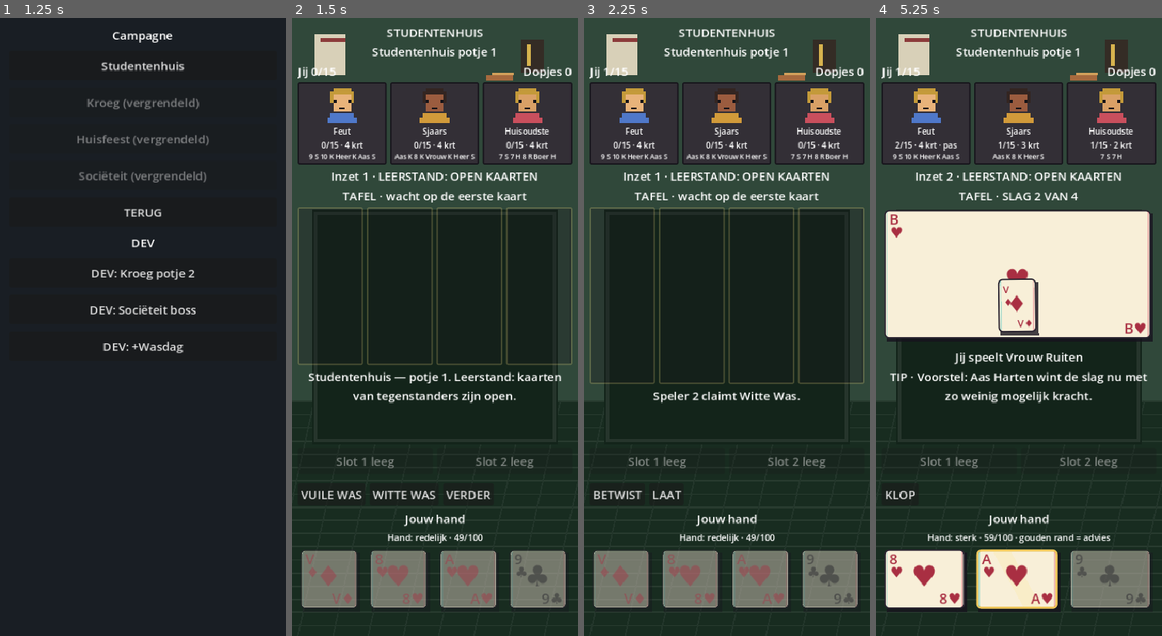
Above: before the commit, frames 1-4 (left to right).
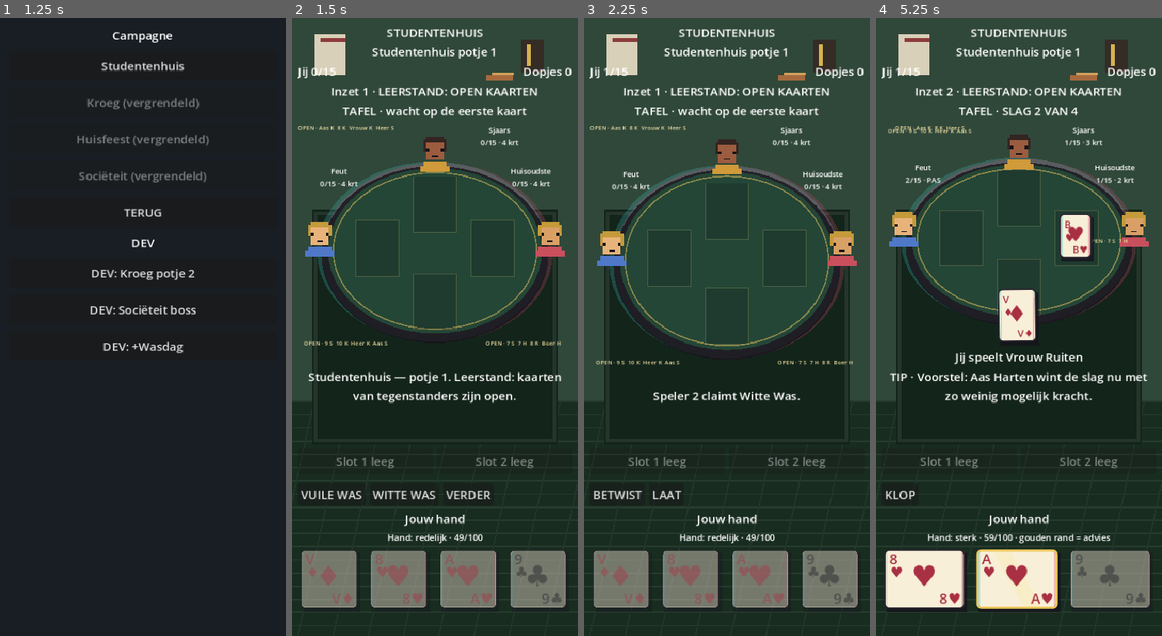
Above: after the commit, the same moments.

Repository: arnaudhfst33/toepnacht
Game: Godot game, scene res://scenes/menu.tscn
Same seed, same stepped clock (60 frames per second), same inputs: the game is played once before the commit and once after it.
Inputs (mouse positions are in pixels of both pictures, inside the frame that each line leads up to):
- Up to frame 1 (1.25 s): click "SPELEN" at 0.5 s
- Up to frame 2 (1.5 s): click "Studentenhuis" at 1.25 s
- Up to frame 3 (2.25 s): click "VUILE WAS" at 2 s
- Up to frame 4 (5.25 s): click "BETWIST" at 2.75 s; click "LAAT" at 3.5 s; click "KLOP" at 4.25 s; click (913, 580) at 5.02 s

Frame 1 is identical in both runs. In frame 2, 29% of the frame differs, in the area x 1-99%, y 10-57%; in frame 3, 30%; in frame 4, 33%, in the area x 1-99%, y 10-53%.

Commit message:
Seat played cards around retro table

Diff:
--- /dev/null
+++ b/scripts/ui/retro_trick_table.gd
@@ -0,0 +1,205 @@
+class_name RetroTrickTable
+extends Control
+
+## Four-seat oval table for the portrait mobile layout.
+
+var location_id: int = LocationId.STUDENTENHUIS
+var portraits: Dictionary = {}
+var played_faces: Dictionary = {}
+var seat_labels: Dictionary = {}
+var open_hand_labels: Dictionary = {}
+
+
+func _ready() -> void:
+	resized.connect(_layout_seats)
+	queue_redraw()
+
+
+func configure(game: ToepenGame, events: Array[Dictionary], names: PackedStringArray, is_boss: bool, p_location: int) -> void:
+	location_id = p_location
+	for child in get_children():
+		child.queue_free()
+	portraits.clear()
+	played_faces.clear()
+	seat_labels.clear()
+	open_hand_labels.clear()
+
+	for player_id in range(1, ToepenGame.PLAYER_COUNT):
+		var portrait := PixelPortrait.new()
+		portrait.configure(player_id, _active_player_id(game) == player_id, is_boss and player_id == 1)
+		add_child(portrait)
+		portraits[player_id] = portrait
+		var label := Label.new()
+		label.horizontal_alignment = HORIZONTAL_ALIGNMENT_CENTER
+		label.add_theme_font_size_override("font_size", 10)
+		var player := game.players[player_id]
+		var state := "AF" if player.is_eliminated else "%d/15 · %d krt" % [player.penalty_points, player.hand.size()]
+		if not player.is_active_in_round and not player.is_eliminated:
+			state = "%d/15 · PAS" % player.penalty_points
+		label.text = "%s\n%s" % [_opponent_name(names, player_id), state]
+		add_child(label)
+		seat_labels[player_id] = label
+		if game.cards_open and not player.is_eliminated:
+			var open_label := Label.new()
+			open_label.horizontal_alignment = HORIZONTAL_ALIGNMENT_CENTER
+			open_label.autowrap_mode = TextServer.AUTOWRAP_WORD_SMART
+			open_label.add_theme_font_size_override("font_size", 8)
+			var cards: PackedStringArray = PackedStringArray()
+			for card in player.hand:
+				cards.append(UiLayout.compact_card(card))
+			open_label.text = "OPEN · " + "  ".join(cards)
+			open_label.modulate = Color("f0dfa3")
+			add_child(open_label)
+			open_hand_labels[player_id] = open_label
+
+	for event in events:
+		var player_id := int(event.get("player_id", -1))
+		var card: Card = event.get("card")
+		if player_id < 0 or card == null:
+			continue
+		var face := PlayingCardFace.new()
+		face.configure(card)
+		add_child(face)
+		played_faces[player_id] = face
+	queue_redraw()
+	_layout_seats.call_deferred()
+
+
+func portrait_for(player_id: int) -> Control:
+	return portraits.get(player_id)
+
+
+func card_target_global(player_id: int) -> Vector2:
+	return global_position + _card_center(player_id) - Vector2(32, 43)
+
+
+func _layout_seats() -> void:
+	if size.x <= 0.0 or size.y <= 0.0:
+		return
+	for player_id in portraits:
+		var portrait: Control = portraits[player_id]
+		portrait.size = Vector2(56, 54)
+		portrait.position = _portrait_center(player_id) - portrait.size * 0.5
+		var label: Label = seat_labels[player_id]
+		label.size = Vector2(112, 40)
+		label.position = _label_position(player_id, label.size)
+		if open_hand_labels.has(player_id):
+			var open_label: Label = open_hand_labels[player_id]
+			open_label.size = Vector2(132, 34)
+			open_label.position = _open_hand_position(player_id, open_label.size)
+	for player_id in played_faces:
+		var face: PlayingCardFace = played_faces[player_id]
+		face.size = Vector2(54, 72)
+		face.position = _card_center(player_id) - face.size * 0.5
+
+
+func _draw() -> void:
+	if size.x <= 0.0 or size.y <= 0.0:
+		return
+	var center := Vector2(size.x * 0.5, size.y * 0.53)
+	var radii := Vector2(size.x * 0.39, size.y * 0.34)
+	draw_colored_polygon(_ellipse(center + Vector2(-3, 1), radii + Vector2(12, 10)), Color("39b7b744"))
+	draw_colored_polygon(_ellipse(center + Vector2(3, 2), radii + Vector2(12, 10)), Color("c4456844"))
+	draw_colored_polygon(_ellipse(center + Vector2(0, 5), radii + Vector2(9, 8)), Color("15131bcc"))
+	draw_colored_polygon(_ellipse(center, radii), _felt_color())
+	draw_polyline(_closed_ellipse(center, radii - Vector2(7, 6)), Color("d6b85b88"), 2.0)
+	for player_id in ToepenGame.PLAYER_COUNT:
+		var card_center := _card_center(player_id)
+		draw_rect(Rect2(card_center - Vector2(29, 38), Vector2(58, 76)), Color("0d111633"), true)
+		draw_rect(Rect2(card_center - Vector2(29, 38), Vector2(58, 76)), Color("f2d47733"), false, 1.0)
+
+
+func _felt_color() -> Color:
+	match location_id:
+		LocationId.KROEG:
+			return Color("264b3b")
+		LocationId.HUISFEEST:
+			return Color("3d2850")
+		LocationId.SOCIETEIT:
+			return Color("193b55")
+		_:
+			return Color("244636")
+
+
+func _ellipse(center: Vector2, radii: Vector2, points: int = 48) -> PackedVector2Array:
+	var polygon := PackedVector2Array()
+	for i in points:
+		var angle := TAU * float(i) / float(points)
+		polygon.append(center + Vector2(cos(angle) * radii.x, sin(angle) * radii.y))
+	return polygon
+
+
+func _closed_ellipse(center: Vector2, radii: Vector2) -> PackedVector2Array:
+	var points := _ellipse(center, radii)
+	points.append(points[0])
+	return points
+
+
+func _portrait_center(player_id: int) -> Vector2:
+	match player_id:
+		1:
+			return Vector2(size.x * 0.08, size.y * 0.48)
+		2:
+			return Vector2(size.x * 0.5, size.y * 0.13)
+		3:
+			return Vector2(size.x * 0.92, size.y * 0.48)
+		_:
+			return Vector2(size.x * 0.5, size.y * 0.95)
+
+
+func _card_center(player_id: int) -> Vector2:
+	match player_id:
+		0:
+			return Vector2(size.x * 0.5, size.y * 0.74)
+		1:
+			return Vector2(size.x * 0.29, size.y * 0.52)
+		2:
+			return Vector2(size.x * 0.5, size.y * 0.34)
+		3:
+			return Vector2(size.x * 0.71, size.y * 0.52)
+		_:
+			return Vector2(size.x * 0.5, size.y * 0.52)
+
+
+func _label_position(player_id: int, label_size: Vector2) -> Vector2:
+	var center := _portrait_center(player_id)
+	match player_id:
+		1:
+			return Vector2(0, size.y * 0.18)
+		2:
+			return Vector2(center.x + 32, 4)
+		3:
+			return Vector2(size.x - label_size.x, size.y * 0.18)
+		_:
+			return center
+
+
+func _open_hand_position(player_id: int, label_size: Vector2) -> Vector2:
+	match player_id:
+		1:
+			return Vector2(0, size.y - label_size.y - 2)
+		2:
+			return Vector2(0, 2)
+		3:
+			return Vector2(size.x - label_size.x, size.y - label_size.y - 2)
+		_:
+			return Vector2.ZERO
+
+
+func _active_player_id(game: ToepenGame) -> int:
+	if game.state == ToepenGame.State.NORMAL_PLAY:
+		return game.current_actor_id
+	if game.state == ToepenGame.State.KNOCK_DECISIONS:
+		return game.current_knock_responder_id()
+	if game.state == ToepenGame.State.VUILE_WAS_CHALLENGE:
+		return game.current_vuile_was_challenger_id()
+	if game.state == ToepenGame.State.PRE_ROUND_SPECIALS:
+		return game.current_specials_actor_id()
+	return -1
+
+
+func _opponent_name(names: PackedStringArray, player_id: int) -> String:
+	var index := player_id - 1
+	if index >= 0 and index < names.size():
+		return names[index]
+	return "AI %d" % player_id
--- a/scripts/ui/table_ui.gd
+++ b/scripts/ui/table_ui.gd
@@ -6,8 +6,7 @@
 var status_label: Label
 var stake_label: Label
 var trick_label: Label
-var trick_cards_row: HBoxContainer
-var opponents_box: HBoxContainer
+var trick_table: RetroTrickTable
 var scores_label: Label
 var hand_row: HBoxContainer
 var knock_button: Button
@@ -106,21 +105,16 @@
 	hud.add_child(caps_label)
 	middle.add_child(hud)
 
-	opponents_box = UiLayout.hbox(5)
-	opponents_box.size_flags_vertical = Control.SIZE_SHRINK_BEGIN
-	opponents_box.custom_minimum_size.y = 104
-	middle.add_child(opponents_box)
-
 	stake_label = UiLayout.wrap_label()
 	middle.add_child(stake_label)
 
 	trick_label = UiLayout.wrap_label()
 	middle.add_child(trick_label)
 
-	trick_cards_row = UiLayout.hbox(5)
-	trick_cards_row.custom_minimum_size.y = 88
-	trick_cards_row.size_flags_vertical = Control.SIZE_EXPAND_FILL
-	middle.add_child(trick_cards_row)
+	trick_table = RetroTrickTable.new()
+	trick_table.custom_minimum_size.y = 245
+	trick_table.size_flags_vertical = Control.SIZE_EXPAND_FILL
+	middle.add_child(trick_table)
 
 	status_label = UiLayout.wrap_label()
 	middle.add_child(status_label)
@@ -295,13 +289,12 @@
 		peek_label.text = ""
 		if session.tutorial.kind != TutorialDirector.Kind.NONE:
 			title_label.text = session.tutorial.title
-	_rebuild_opponents(game)
+	_rebuild_table(game)
 	scores_label.text = _score_line(game)
 	stake_label.text = "Inzet %d" % game.round_stake
 	if game.cards_open:
 		stake_label.text += " · LEERSTAND: OPEN KAARTEN"
 	trick_label.text = _trick_title(game)
-	_rebuild_trick_cards()
 	status_label.text = session.status_text
 	tip_label.text = "TIP · %s" % session.tip_text
 	tip_label.visible = _tips_enabled() and session.tip_text != ""
@@ -350,52 +343,14 @@
 		_play_presentation_events.call_deferred()
 
 
-func _rebuild_opponents(game: ToepenGame) -> void:
-	opponent_portraits.clear()
-	for child in opponents_box.get_children():
-		child.queue_free()
-	for i in range(1, ToepenGame.PLAYER_COUNT):
-		var player := game.players[i]
-		var status := "af" if player.is_eliminated else ("%d krt" % player.hand.size())
-		if not player.is_active_in_round and not player.is_eliminated:
-			status += " · pas"
-		var panel := PanelContainer.new()
-		panel.size_flags_horizontal = Control.SIZE_EXPAND_FILL
-		panel.add_theme_stylebox_override("panel", UiLayout.pixel_panel(Color("332b35dd")))
-		opponents_box.add_child(panel)
-		var seat := UiLayout.vbox(1)
-		panel.add_child(seat)
-		var portrait := PixelPortrait.new()
-		var is_active := _active_player_id(game) == i
-		var is_boss := session.flow != null and session.flow.campaign.is_boss_potje() and i == 1
-		portrait.configure(i, is_active, is_boss)
-		seat.add_child(portrait)
-		opponent_portraits[i] = portrait
-		var line := "%s\n%d/15 · %s" % [session.opponent_name(i), player.penalty_points, status]
-		var label := UiLayout.wrap_label()
-		label.add_theme_font_size_override("font_size", 11)
-		label.text = line
-		seat.add_child(label)
-		if game.cards_open and not player.is_eliminated:
-			var cards: PackedStringArray = PackedStringArray()
-			for card in player.hand:
-				cards.append(UiLayout.compact_card(card))
-			var open_cards := UiLayout.wrap_label()
-			open_cards.add_theme_font_size_override("font_size", 9)
-			open_cards.text = " ".join(cards)
-			seat.add_child(open_cards)
-
-
-func _active_player_id(game: ToepenGame) -> int:
-	if game.state == ToepenGame.State.NORMAL_PLAY:
-		return game.current_actor_id
-	if game.state == ToepenGame.State.KNOCK_DECISIONS:
-		return game.current_knock_responder_id()
-	if game.state == ToepenGame.State.VUILE_WAS_CHALLENGE:
-		return game.current_vuile_was_challenger_id()
-	if game.state == ToepenGame.State.PRE_ROUND_SPECIALS:
-		return game.current_specials_actor_id()
-	return -1
+func _rebuild_table(game: ToepenGame) -> void:
+	var location := LocationId.STUDENTENHUIS
+	var is_boss := false
+	if session.flow != null:
+		location = session.flow.campaign.location
+		is_boss = session.flow.campaign.is_boss_potje()
+	trick_table.configure(game, session.visual_trick_cards, session.opponent_names, is_boss, location)
+	opponent_portraits = trick_table.portraits
 
 
 func _armoede_line(game: ToepenGame) -> String:
@@ -417,34 +372,6 @@
 		shown_trick += 1
 	shown_trick = clampi(shown_trick, 1, ToepenGame.TRICKS_PER_ROUND)
 	return "TAFEL · SLAG %d VAN %d" % [shown_trick, ToepenGame.TRICKS_PER_ROUND]
-
-
-func _rebuild_trick_cards() -> void:
-	for child in trick_cards_row.get_children():
-		child.queue_free()
-	if session.visual_trick_cards.is_empty():
-		for _slot in 4:
-			var empty := PanelContainer.new()
-			empty.size_flags_horizontal = Control.SIZE_EXPAND_FILL
-			empty.custom_minimum_size = Vector2(0, 70)
-			empty.add_theme_stylebox_override("panel", UiLayout.pixel_panel(Color("17151c44"), Color("d9c37444")))
-			trick_cards_row.add_child(empty)
-		return
-	for event in session.visual_trick_cards:
-		var slot := UiLayout.vbox(1)
-		slot.size_flags_horizontal = Control.SIZE_EXPAND_FILL
-		var name := UiLayout.wrap_label()
-		name.text = str(event.get("player_name", "Speler"))
-		name.add_theme_font_size_override("font_size", 9)
-		name.clip_text = true
-		slot.add_child(name)
-		var face := PlayingCardFace.new()
-		face.custom_minimum_size = Vector2(0, 68)
-		face.size_flags_horizontal = Control.SIZE_EXPAND_FILL
-		face.size_flags_vertical = Control.SIZE_EXPAND_FILL
-		face.configure(event.get("card"))
-		slot.add_child(face)
-		trick_cards_row.add_child(slot)
 
 
 func _rebuild_hand(game: ToepenGame) -> void:
@@ -545,7 +472,7 @@
 	if player_id > 0 and opponent_portraits.has(player_id):
 		var portrait: Control = opponent_portraits[player_id]
 		start_global = portrait.global_position + portrait.size * 0.5 - Vector2(32, 43)
-	var end_global := trick_cards_row.global_position + trick_cards_row.size * 0.5 - Vector2(32, 43)
+	var end_global := trick_table.card_target_global(player_id)
 	ghost.global_position = start_global
 	ghost.scale = Vector2(0.72, 0.72)
 	ghost.rotation = -0.12 if player_id % 2 == 0 else 0.12
--- a/tests/layout_tests.gd
+++ b/tests/layout_tests.gd
@@ -12,6 +12,7 @@
 	_test_fill_rect_margins()
 	_test_bottom_safe_margin()
 	_test_visual_playing_card()
+	_test_retro_trick_table_seats()
 	_test_new_placeholder_screens()
 	print("")
 	print("Layout tests: %d passed, %d failed" % [_passed, _failures])
@@ -59,6 +60,18 @@
 	face.free()
 
 
+func _test_retro_trick_table_seats() -> void:
+	var table := RetroTrickTable.new()
+	table.size = Vector2(360, 245)
+	var human := table.card_target_global(0)
+	var left := table.card_target_global(1)
+	var top := table.card_target_global(2)
+	var right := table.card_target_global(3)
+	_expect(human.y > top.y, "human played card is positioned at the bottom seat")
+	_expect(left.x < top.x and right.x > top.x, "opponent cards are positioned left, top and right")
+	table.free()
+
+
 func _test_new_placeholder_screens() -> void:
 	var save := SaveGame.new()
 	save.memory_only = true
